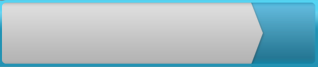
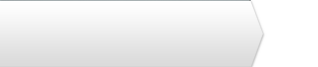
Layer changes from the first 318 × 67 image to the second:
hid group "FOCUS" (2nd of 2, in "Kory's V2") (2 layers) over [0, 0, 318, 67]
painted on "HIGHLIGHT" over [0, 0, 318, 67]
hid group "ACTIVE" (2nd of 2, in "Kory's V2") (15 layers) over [0, 0, 318, 67]
moved "arrow copy 2" into group "Title" over [0, 0, 266, 66]
moved "Layer 19" into group "Background" over [0, 0, 318, 66]
renamed "Layer 20" to "Bottom accent", moved it into group "Background", painted on it over [250, 66, 318, 67]
renamed "Layer 20 copy" to "bg lower accent", hid it, moved it into group "INACTIVE", painted on it over [250, 66, 318, 67]
renamed "accent line" to "bg accent", hid it, painted on it over [0, 0, 318, 2]
added layer "title accent" in group "INACTIVE" over [0, 0, 251, 1]
hid "bg" (2nd of 2, in "Kory's V2" › "INACTIVE") over [0, 0, 318, 67]
